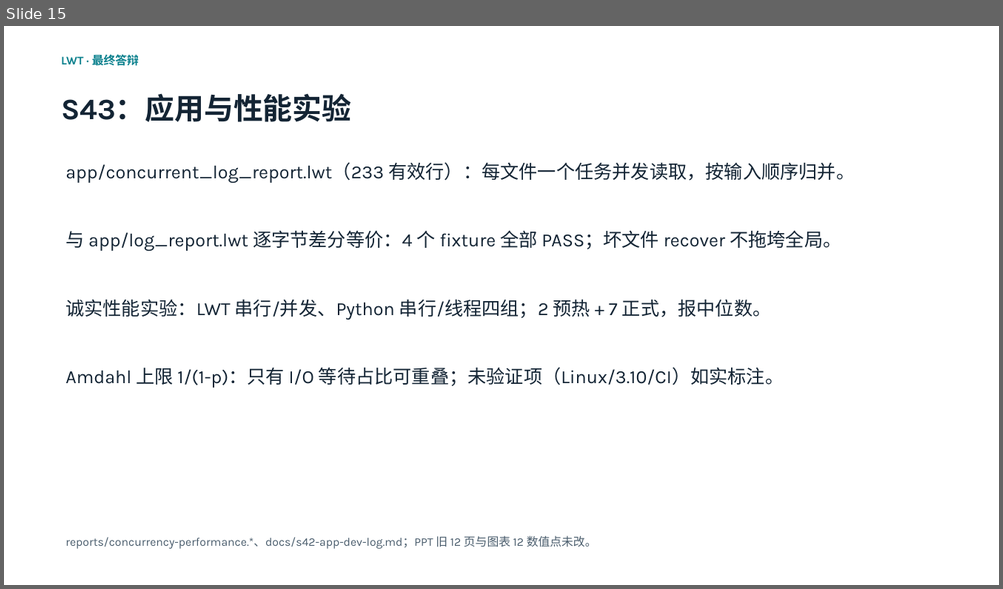
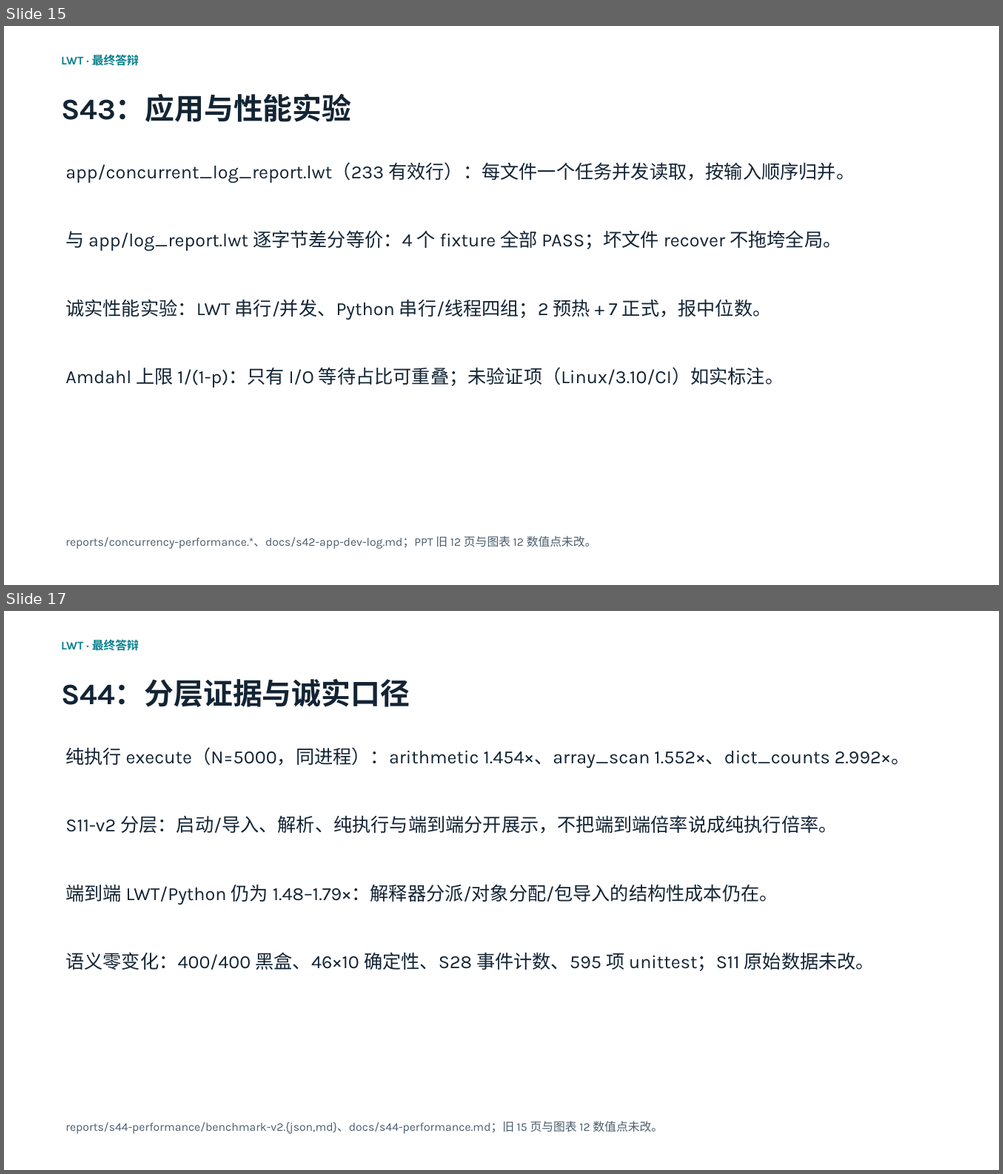
Before and after one commit to 05T1925/Interpreted-general-purpose-scripting-language-LWT, a slide deck: slides/LWT介绍.pptx. Shown one above the other, each under a label of ours: slide 15 before the commit, slides 15 and 17 after it; the slides between them are not shown. The pictures are 1003x589 and 1003x1174 pixels, drawn with LibreOffice and Linux fonts; fonts in the diff are those of the drawing. Boxes give left, top, right and bottom in pixels: in the first picture for what was removed or moved away, otherwise in the second. Text is boxed around its words. In the diff, an @@ line names an element or a change of style, - is before the commit and + after.

```diff
--- a/slides/LWT介绍.pptx
+++ b/slides/LWT介绍.pptx
@@ slide 17 added at [4, 611, 999, 1170], background #FFFFFF @@
@@ text added at [61, 639, 139, 651], 11.2 pt, text #087F8C, bold @@
+LWT · 最终答辩
@@ text added at [61, 678, 410, 707], 28.5 pt, text #132434, bold @@
+S44：分层证据与诚实口径
@@ text added at [65, 747, 910, 768], 18 pt, text #132434 @@
+纯执行 execute（N=5000，同进程）：arithmetic 1.454×、array_scan 1.552×、dict_counts 2.992×。
@@ text added at [65, 815, 836, 834], 18 pt, text #132434 @@
+S11-v2 分层：启动/导入、解析、纯执行与端到端分开展示，不把端到端倍率说成纯执行倍率。
@@ text added at [65, 884, 778, 905], 18 pt, text #132434 @@
+端到端 LWT/Python 仍为 1.48–1.79×：解释器分派/对象分配/包导入的结构性成本仍在。
@@ text added at [65, 952, 874, 971], 18 pt, text #132434 @@
+语义零变化：400/400 黑盒、46×10 确定性、S28 事件计数、595 项 unittest；S11 原始数据未改。
@@ text added at [65, 1121, 663, 1134], 11.2 pt, text #4A5D6D @@
+reports/s44-performance/benchmark-v2.{json,md}、docs/s44-performance.md；旧 15 页与图表 12 数值点未改。
```
Also in this commit, not shown: 1 other slide added, 10 other files.
